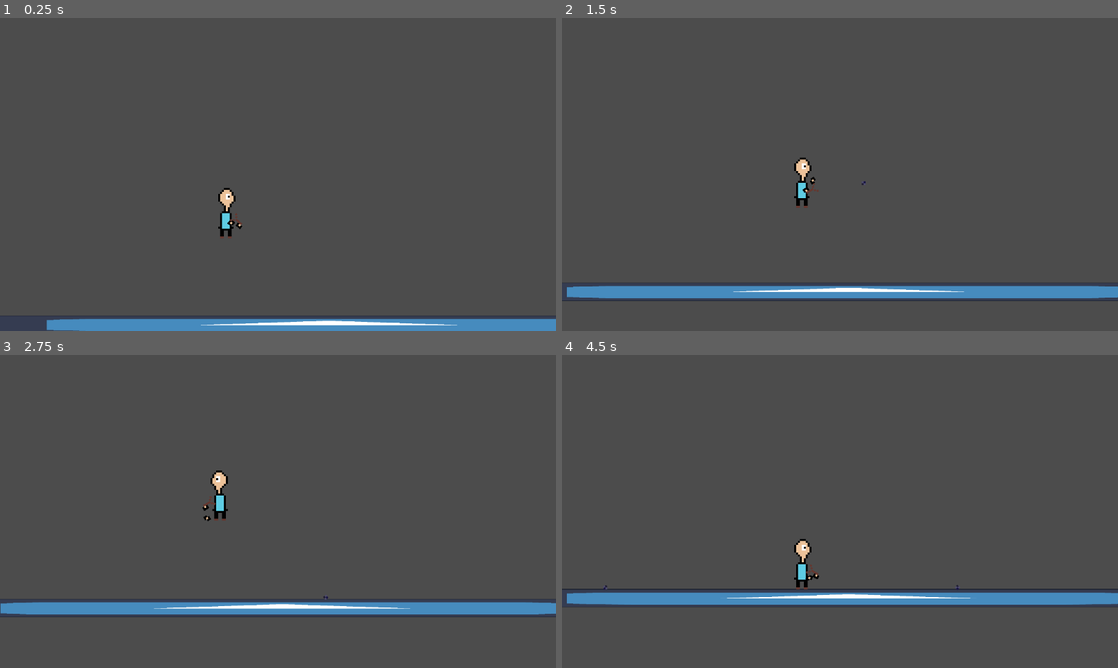
Above: before the commit, frames 1-4 (two rows, left to right).
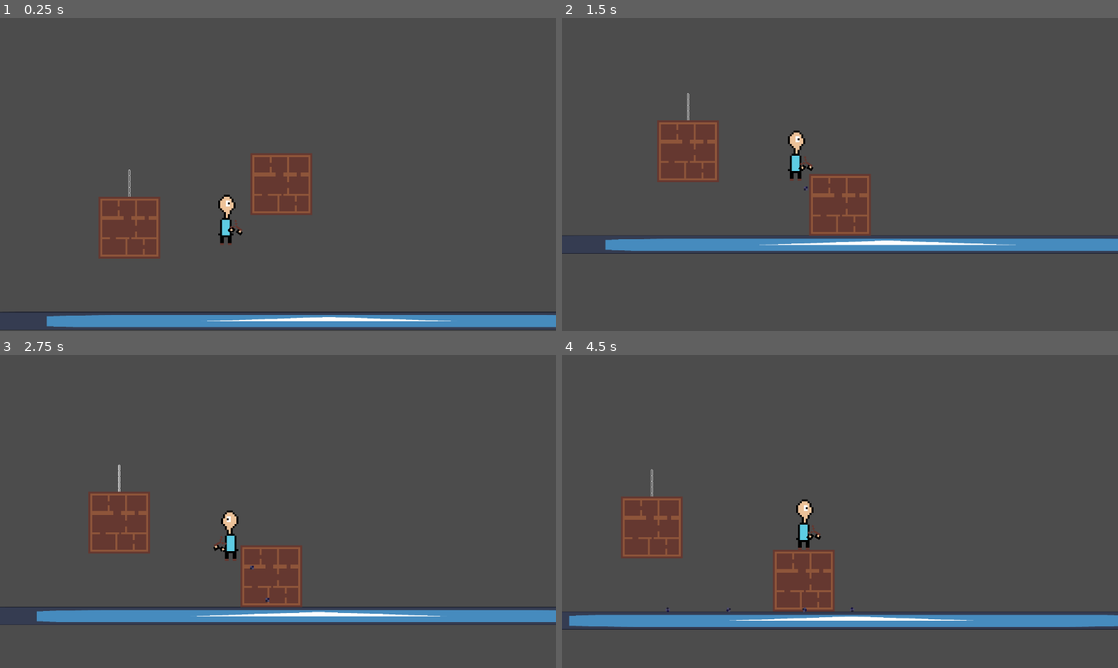
Above: after the commit, the same moments.

Repository: abc-is-here/protect-with-stones
Game: Godot game, scene res://scenes/world.tscn
Same seed, same stepped clock (60 frames per second), same inputs: the game is played once before the commit and once after it. The engine's default icon, where the game draws it, is replaced by a stand-in: a white triangle on a blue panel in a dark square.
Inputs (mouse positions are in pixels of both pictures, inside the frame that each line leads up to):
- Up to frame 1 (0.25 s): no input
- Up to frame 2 (1.5 s): tap Enter at 0.5 s; move the mouse to (962, 158) at 0.52 s; press the mouse at (962, 158) at 0.53 s; hold Right (right) 0.53-1.25 s; tap Space (jump) at 0.77, 0.8, 1.07 s; release the mouse at (962, 158) at 1.25 s; drag from (728, 190) to (812, 237) at 1.27 s
- Up to frame 3 (2.75 s): move the mouse to (333, 442) at 2.02 s; press the mouse at (333, 442) at 2.03 s; hold Left (left) from 2.03 s (still down); tap Space (jump) at 2.3 s
- Up to frame 4 (4.5 s): release Left (left) at 2.75 s; release the mouse at (895, 442) at 2.75 s; drag from (812, 574) to (673, 464) at 2.77 s; move the mouse to (1006, 558) at 3.52 s; hold Right (right) 3.53-4.25 s; hold Space (jump) 3.53-4.25 s; drag from (673, 464) to (756, 433) at 4.27 s

The runs differ from the first frame. In frame 1, 8.3% of the frame differs, in the area x 0-100%, y 43-100%; in frame 2, 13%; in frame 3, 10%; in frame 4, 13%, in the area x 0-100%, y 36-88%.

Commit message:
boxes are pushable, chains are working

Diff:
--- a/project.godot
+++ b/project.godot
@@ -24,6 +24,11 @@
 [editor_plugins]
 
 enabled=PackedStringArray("res://addons/godot_super-wakatime/plugin.cfg")
+
+[global_group]
+
+box=""
+segment=""
 
 [input]
 
--- /dev/null
+++ b/scenes/box.tscn
@@ -0,0 +1,22 @@
+[gd_scene load_steps=5 format=3 uid="uid://cks5p1d35kxx7"]
+
+[ext_resource type="Texture2D" uid="uid://cl1wpg6qya2ox" path="res://assets/box.png" id="1_3inec"]
+[ext_resource type="Script" uid="uid://bu0pp5xscu0hc" path="res://scripts/box.gd" id="1_ks2v0"]
+
+[sub_resource type="PhysicsMaterial" id="PhysicsMaterial_ks2v0"]
+friction = 0.8
+
+[sub_resource type="RectangleShape2D" id="RectangleShape2D_ks2v0"]
+size = Vector2(128, 128)
+
+[node name="box" type="RigidBody2D" groups=["box"]]
+physics_material_override = SubResource("PhysicsMaterial_ks2v0")
+lock_rotation = true
+script = ExtResource("1_ks2v0")
+
+[node name="Sprite2D" type="Sprite2D" parent="."]
+scale = Vector2(4, 4)
+texture = ExtResource("1_3inec")
+
+[node name="CollisionShape2D" type="CollisionShape2D" parent="."]
+shape = SubResource("RectangleShape2D_ks2v0")
--- a/scenes/box_rope.tscn
+++ b/scenes/box_rope.tscn
@@ -1,5 +1,66 @@
-[gd_scene format=3 uid="uid://d2k2yemhvvjdt"]
+[gd_scene load_steps=3 format=3 uid="uid://d2k2yemhvvjdt"]
+
+[sub_resource type="CapsuleShape2D" id="CapsuleShape2D_e1iqn"]
+
+[sub_resource type="CapsuleShape2D" id="CapsuleShape2D_m51wb"]
+radius = 5.0
+height = 18.0
 
 [node name="BoxRope" type="Node2D"]
 
-[node name="RigidBody2D" type="RigidBody2D" parent="."]
+[node name="StaticBody2D" type="StaticBody2D" parent="."]
+
+[node name="CollisionShape2D" type="CollisionShape2D" parent="StaticBody2D"]
+position = Vector2(1, -163)
+shape = SubResource("CapsuleShape2D_e1iqn")
+
+[node name="PinJoint2D" type="PinJoint2D" parent="."]
+position = Vector2(0, -148)
+node_a = NodePath("../StaticBody2D")
+node_b = NodePath("../segment")
+softness = 4.0
+
+[node name="segment" type="RigidBody2D" parent="."]
+
+[node name="CollisionShape2D" type="CollisionShape2D" parent="segment"]
+position = Vector2(0, -140)
+shape = SubResource("CapsuleShape2D_m51wb")
+
+[node name="PinJoint2D2" type="PinJoint2D" parent="."]
+position = Vector2(0, -131)
+node_a = NodePath("../segment")
+node_b = NodePath("../segment2")
+softness = 4.0
+
+[node name="segment2" type="RigidBody2D" parent="."]
+position = Vector2(0, 17)
+
+[node name="CollisionShape2D" type="CollisionShape2D" parent="segment2"]
+position = Vector2(0, -140)
+shape = SubResource("CapsuleShape2D_m51wb")
+
+[node name="PinJoint2D3" type="PinJoint2D" parent="."]
+position = Vector2(0, -114)
+node_a = NodePath("../segment2")
+node_b = NodePath("../segment3")
+softness = 4.0
+
+[node name="segment3" type="RigidBody2D" parent="."]
+position = Vector2(0, 34)
+
+[node name="CollisionShape2D" type="CollisionShape2D" parent="segment3"]
+position = Vector2(0, -140)
+shape = SubResource("CapsuleShape2D_m51wb")
+
+[node name="PinJoint2D4" type="PinJoint2D" parent="."]
+position = Vector2(0, -97)
+node_a = NodePath("../segment3")
+node_b = NodePath("../segment4")
+softness = 4.0
+
+[node name="segment4" type="RigidBody2D" parent="."]
+position = Vector2(0, 51)
+
+[node name="CollisionShape2D" type="CollisionShape2D" parent="segment4"]
+position = Vector2(0, -140)
+shape = SubResource("CapsuleShape2D_m51wb")
--- /dev/null
+++ b/scenes/chain.tscn
@@ -0,0 +1,119 @@
+[gd_scene load_steps=5 format=3 uid="uid://dgwwc47uuqew8"]
+
+[ext_resource type="PackedScene" uid="uid://cks5p1d35kxx7" path="res://scenes/box.tscn" id="1_kju67"]
+[ext_resource type="Texture2D" uid="uid://fny6a3migcij" path="res://assets/chain_segment.png" id="1_r1vlr"]
+
+[sub_resource type="CapsuleShape2D" id="CapsuleShape2D_r1vlr"]
+
+[sub_resource type="CapsuleShape2D" id="CapsuleShape2D_i8vwp"]
+radius = 2.0
+height = 14.0
+
+[node name="chain" type="Node2D"]
+
+[node name="anchor" type="StaticBody2D" parent="."]
+collision_layer = 32768
+collision_mask = 32768
+
+[node name="CollisionShape2D" type="CollisionShape2D" parent="anchor"]
+shape = SubResource("CapsuleShape2D_r1vlr")
+
+[node name="PinJoint2D" type="PinJoint2D" parent="."]
+visible = false
+position = Vector2(0, 15)
+node_a = NodePath("../anchor")
+node_b = NodePath("../segment")
+
+[node name="segment" type="RigidBody2D" parent="." groups=["segment"]]
+collision_layer = 32768
+collision_mask = 32768
+
+[node name="CollisionShape2D" type="CollisionShape2D" parent="segment"]
+position = Vector2(0, 20)
+shape = SubResource("CapsuleShape2D_i8vwp")
+
+[node name="Sprite2D" type="Sprite2D" parent="segment"]
+position = Vector2(3, 20)
+texture = ExtResource("1_r1vlr")
+
+[node name="PinJoint2D2" type="PinJoint2D" parent="."]
+visible = false
+position = Vector2(0, 26)
+node_a = NodePath("../segment")
+node_b = NodePath("../segment2")
+
+[node name="segment2" type="RigidBody2D" parent="." groups=["segment"]]
+position = Vector2(0, 11)
+collision_layer = 32768
+collision_mask = 32768
+
+[node name="CollisionShape2D" type="CollisionShape2D" parent="segment2"]
+position = Vector2(0, 21)
+shape = SubResource("CapsuleShape2D_i8vwp")
+
+[node name="Sprite2D2" type="Sprite2D" parent="segment2"]
+position = Vector2(3, 21)
+texture = ExtResource("1_r1vlr")
+
+[node name="PinJoint2D3" type="PinJoint2D" parent="."]
+visible = false
+position = Vector2(0, 37)
+node_a = NodePath("../segment2")
+node_b = NodePath("../segment3")
+
+[node name="segment3" type="RigidBody2D" parent="." groups=["segment"]]
+position = Vector2(0, 22)
+collision_layer = 32768
+collision_mask = 32768
+
+[node name="CollisionShape2D" type="CollisionShape2D" parent="segment3"]
+position = Vector2(0, 22)
+shape = SubResource("CapsuleShape2D_i8vwp")
+
+[node name="Sprite2D3" type="Sprite2D" parent="segment3"]
+position = Vector2(3, 22)
+texture = ExtResource("1_r1vlr")
+
+[node name="PinJoint2D4" type="PinJoint2D" parent="."]
+position = Vector2(0, 48)
+node_a = NodePath("../segment3")
+node_b = NodePath("../segment4")
+
+[node name="segment4" type="RigidBody2D" parent="." groups=["segment"]]
+position = Vector2(0, 33)
+collision_layer = 32768
+collision_mask = 32768
+
+[node name="CollisionShape2D" type="CollisionShape2D" parent="segment4"]
+position = Vector2(0, 23)
+shape = SubResource("CapsuleShape2D_i8vwp")
+
+[node name="Sprite2D4" type="Sprite2D" parent="segment4"]
+position = Vector2(3, 23)
+texture = ExtResource("1_r1vlr")
+
+[node name="PinJoint2D5" type="PinJoint2D" parent="."]
+position = Vector2(0, 59)
+node_a = NodePath("../segment4")
+node_b = NodePath("../segment5")
+
+[node name="segment5" type="RigidBody2D" parent="." groups=["segment"]]
+position = Vector2(0, 44)
+collision_layer = 32768
+collision_mask = 32768
+
+[node name="CollisionShape2D" type="CollisionShape2D" parent="segment5"]
+position = Vector2(0, 20)
+shape = SubResource("CapsuleShape2D_i8vwp")
+
+[node name="Sprite2D5" type="Sprite2D" parent="segment5"]
+position = Vector2(3, 24)
+texture = ExtResource("1_r1vlr")
+
+[node name="PinJoint2D6" type="PinJoint2D" parent="."]
+position = Vector2(0, 70)
+node_a = NodePath("../segment5")
+node_b = NodePath("../box")
+
+[node name="box" parent="." instance=ExtResource("1_kju67")]
+position = Vector2(0, 134)
--- a/scenes/player.tscn
+++ b/scenes/player.tscn
@@ -41,10 +41,11 @@
 }]
 
 [sub_resource type="CapsuleShape2D" id="CapsuleShape2D_y4r1p"]
-radius = 7.0
+radius = 12.0
 height = 98.0
 
 [node name="player" type="CharacterBody2D"]
+floor_block_on_wall = false
 script = ExtResource("1_tuyoq")
 
 [node name="body" type="Sprite2D" parent="."]
@@ -88,3 +89,8 @@
 
 [node name="CoyoteTimer" type="Timer" parent="."]
 wait_time = 0.1
+one_shot = true
+
+[node name="rc_bottom" type="RayCast2D" parent="."]
+position = Vector2(-9, 43)
+target_position = Vector2(0, 10)
--- a/scenes/stone_new.tscn
+++ b/scenes/stone_new.tscn
@@ -29,6 +29,10 @@
 shape = SubResource("CircleShape2D_wc8uc")
 
 [node name="Area2D" type="Area2D" parent="."]
+collision_layer = 32769
+collision_mask = 32769
 
 [node name="CollisionShape2D" type="CollisionShape2D" parent="Area2D"]
 shape = SubResource("CircleShape2D_hd0w3")
+
+[connection signal="body_entered" from="Area2D" to="." method="_on_area_2d_body_entered"]
--- a/scenes/world.tscn
+++ b/scenes/world.tscn
@@ -1,7 +1,9 @@
-[gd_scene load_steps=4 format=3 uid="uid://cdfaj2e6rmlif"]
+[gd_scene load_steps=6 format=3 uid="uid://cdfaj2e6rmlif"]
 
 [ext_resource type="Texture2D" uid="uid://bpier3uq4phgx" path="res://icon.svg" id="1_rwgxs"]
 [ext_resource type="PackedScene" uid="uid://gr62bmdtrxqu" path="res://scenes/player.tscn" id="2_rwgxs"]
+[ext_resource type="PackedScene" uid="uid://cks5p1d35kxx7" path="res://scenes/box.tscn" id="3_4wyf3"]
+[ext_resource type="PackedScene" uid="uid://dgwwc47uuqew8" path="res://scenes/chain.tscn" id="4_k0juu"]
 
 [sub_resource type="RectangleShape2D" id="RectangleShape2D_k0juu"]
 size = Vector2(1700, 40.5)
@@ -23,3 +25,9 @@
 shape = SubResource("RectangleShape2D_k0juu")
 
 [node name="player" parent="." instance=ExtResource("2_rwgxs")]
+
+[node name="box" parent="." instance=ExtResource("3_4wyf3")]
+position = Vector2(107, 0)
+
+[node name="chain" parent="." instance=ExtResource("4_k0juu")]
+position = Vector2(-208, 0)
--- /dev/null
+++ b/scripts/box.gd
@@ -0,0 +1 @@
+extends RigidBody2D
--- a/scripts/player.gd
+++ b/scripts/player.gd
@@ -1,15 +1,15 @@
 extends CharacterBody2D
 
 @export var max_pull: float = 15.0
-@export var charge_speed: float = 10.0
+@export var charge_speed: float = 20.0
 @export var shoot_power: float = 100.0
 
 @export var speed: float = 200
-@export var acc:int = 5
-@export var dcc: int = 3
-@export var jump_speed: int = -speed*3
-@export var gravity: float = speed*5
-@export var fall_factor: float = 3.0
+@export var acc:int = 7
+@export var dcc: int = 6
+@export var jump_speed: int = -1100
+@export var gravity: float = 1400
+@export var fall_factor: float = 1.3
 
 @export var zoom_min: Vector2 = Vector2(0.5000001, 0.5000001)
 @export var zoom_max: Vector2 = Vector2(2.5000001, 2.5000001)
@@ -23,6 +23,7 @@
 @onready var coyote_timer: Timer = $CoyoteTimer
 @onready var hand_above_pos_mark: Marker2D = $AnimatedSprite2D/Slingshot/hand_above_pos
 @onready var camera: Camera2D = $Camera2D
+@onready var rc_bottom: RayCast2D = $rc_bottom
 
 var hand_above_pos: Vector2
 var cur_pull: float = 0.0
@@ -30,6 +31,10 @@
 
 enum State{IDLE, WALK, JUMP, DOWN}
 var cur_state: State = State.IDLE
+var is_pushing = false
+
+var PUSH_FORCE = 100.0
+const BOX_MAX_VELOCITY = 180
 
 func _ready() -> void:
 	hand_above_pos = hand_above.position
@@ -39,31 +44,50 @@
 		charging = true
 		cur_pull = min(cur_pull + charge_speed*delta, max_pull)
 		hand_above.position = hand_above_pos+Vector2(-cur_pull, 0).rotated(slingshot.rotation)
+		Engine.time_scale = 0.1
 
 	if Input.is_action_just_released("drag") and charging:
 		shoot_stone(cur_pull)
 		charging = false
 		cur_pull = 0
 		hand_above.position = hand_above.position.lerp(Vector2(-3.0, -1.0), 1)
+		Engine.time_scale = 1.0
 
 	slingshot.look_at(get_global_mouse_position())
 	slingshot.rotation = clamp(slingshot.rotation, deg_to_rad(-60), deg_to_rad(60))
 
+	if rc_bottom.is_colliding():
+		var obj = rc_bottom.get_collider()
+		if obj.is_in_group("box"):
+			PUSH_FORCE = 0
+		else:
+			PUSH_FORCE = 100
+
 func _physics_process(delta: float) -> void:
+	is_pushing = false
 	handle_inp()
 	update_move(delta)
 	update_states()
+	#push_obj()
+	for i in get_slide_collision_count():
+		var collision = get_slide_collision(i)
+		var collision_block = collision.get_collider()
+		if collision_block.is_in_group("box") and abs(collision_block.get_linear_velocity().x) < BOX_MAX_VELOCITY:
+			collision_block.apply_central_impulse(collision.get_normal() * -PUSH_FORCE)
 	update_anim()
+
 	move_and_slide()
 
 func handle_inp() -> void:
-	if Input.is_action_just_pressed("jump") and is_on_floor():
+	if Input.is_action_just_pressed("jump"):
 		jump_buffer_timer.start()
 
 	var direction = Input.get_axis("left", "right")
 
-	if direction == 0:
-		velocity.x = move_toward(velocity.x, 0, acc)
+	if direction != 0:
+		velocity.x = move_toward(velocity.x, speed*direction, acc)
+	elif is_on_floor():
+		velocity.x = move_toward(velocity.x, 0, dcc)
 	else:
 		velocity.x = move_toward(velocity.x, speed*direction, acc)
 
@@ -92,6 +116,13 @@
 		jump_buffer_timer.stop()
 		coyote_timer.stop( )
 
+	if not Input.is_action_pressed("jump") and velocity.y <0:
+		velocity.y += gravity*delta*0.5
+
+	if velocity.y < 0:
+		velocity.y += gravity*delta
+	else:
+		velocity.y += gravity * fall_factor * delta
 
 	if cur_state == State.JUMP:
 		velocity.y+=gravity*delta
@@ -105,7 +136,7 @@
 		State.WALK:
 			if velocity.x ==0:
 				cur_state = State.IDLE
-			if not is_on_floor() and velocity.y>0:
+			if not is_on_floor():
 				cur_state = State.JUMP
 				coyote_timer.start()
 
@@ -134,3 +165,19 @@
 		var zoom = camera.zoom.x
 		zoom = clampf(zoom + zoom_change, zoom_min.x, zoom_max.x)
 		camera.zoom = Vector2(zoom, zoom)
+
+#func push_obj():
+	#var last_collision = get_last_slide_collision()
+	#
+	#if last_collision:
+		#var collider = last_collision.get_collider()
+		#
+		#if "box" in collider.name:
+			#var push_dir = (collider.global_position - global_position).normalized()
+			#
+			#var push_side = abs(push_dir.y) < 0.5
+			#
+			#if push_side:
+				#is_pushing = true
+				#var push_velocity = Vector2(PUSH_FORCE*push_dir)
+				#collider.velocity+=push_velocity
--- a/scripts/stone_new.gd
+++ b/scripts/stone_new.gd
@@ -4,3 +4,9 @@
 func _ready() -> void:
 	await get_tree().create_timer(10).timeout
 	queue_free()
+
+
+
+func _on_area_2d_body_entered(body: Node2D) -> void:
+	if body.is_in_group("segment"):
+		body.queue_free()
Binary file added: assets/box.aseprite
Binary file added: assets/box.png
Not shown, added: assets/box.png.import
Binary file added: assets/chain_segment.aseprite
Binary file added: assets/chain_segment.png
Not shown, added: assets/chain_segment.png.import
Not shown, added: scripts/box.gd.uid
